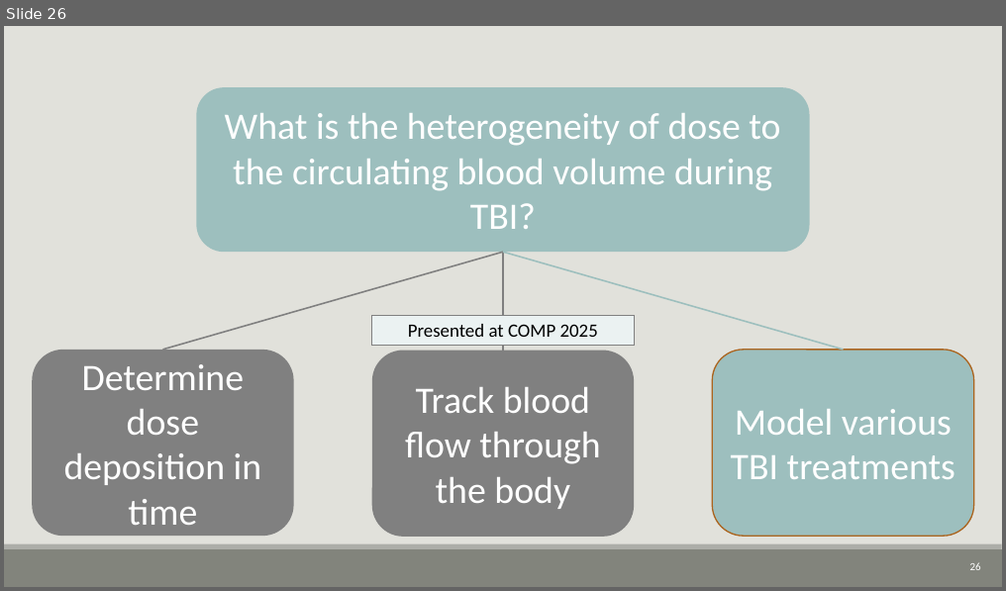
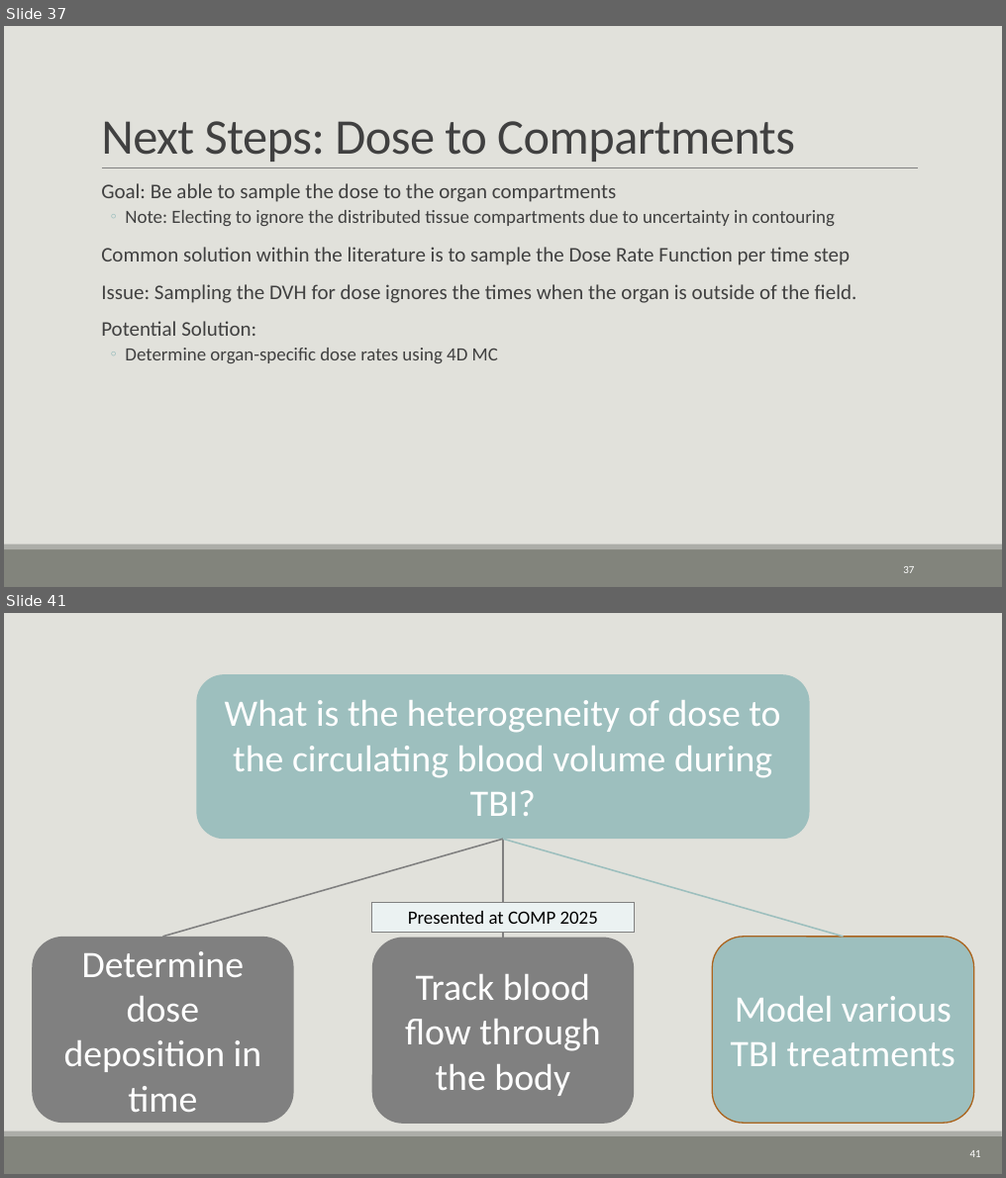
Before and after one commit to CNorthwayMedPhys/Full-Body-Flow-Model-Project, a slide deck: Working Documents/11.25_Committee Meeting.pptx. Shown one above the other, each under a label of ours: slide 26 before the commit, slides 37 and 41 after it; the slides between them are not shown. The pictures are 1006x591 and 1006x1178 pixels, drawn with LibreOffice and Linux fonts; fonts in the diff are those of the drawing. Boxes give left, top, right and bottom in pixels: in the first picture for what was removed or moved away, otherwise in the second. Text is boxed around its words. In the diff, an @@ line names an element or a change of style, - is before the commit and + after.

```diff
--- a/Working Documents/11.25_Committee Meeting.pptx
+++ b/Working Documents/11.25_Committee Meeting.pptx
@@ slide 37 added at bbox=[4, 26, 1002, 587], background #E1E1DB; not listed: 2 template elements that a slide beside it also shows @@
@@ title added at bbox=[101, 121, 795, 162], 48 pt, text #404040 @@
+Next Steps: Dose to Compartments
@@ line added from (102, 169) to (918, 169), #808080 0.5 pt @@
@@ text added at bbox=[101, 183, 857, 364], 20 pt, text #404040 @@
+  Goal: Be able to sample the dose to the organ compartments
+  ◦ Note: Electing to ignore the distributed tissue compartments due to uncertainty in contouring
+  Common solution within the literature is to sample the Dose Rate Function per time step
+  Issue: Sampling the DVH for dose ignores the times when the organ is outside of the field.
+  Potential Solution:
+  ◦ Determine organ-specific dose rates using 4D MC
@@ page number added at bbox=[903, 567, 914, 573], 10.5 pt, text #FFFFFF @@
+37
@@ what was slide 26 is now slide 41 @@
@@ page number at bbox=[970, 1151, 981, 1157]: text changed @@
-26
+41
```
Also in this commit, not shown: 8 slides changed, 16 other slides added, 2 slides removed.
